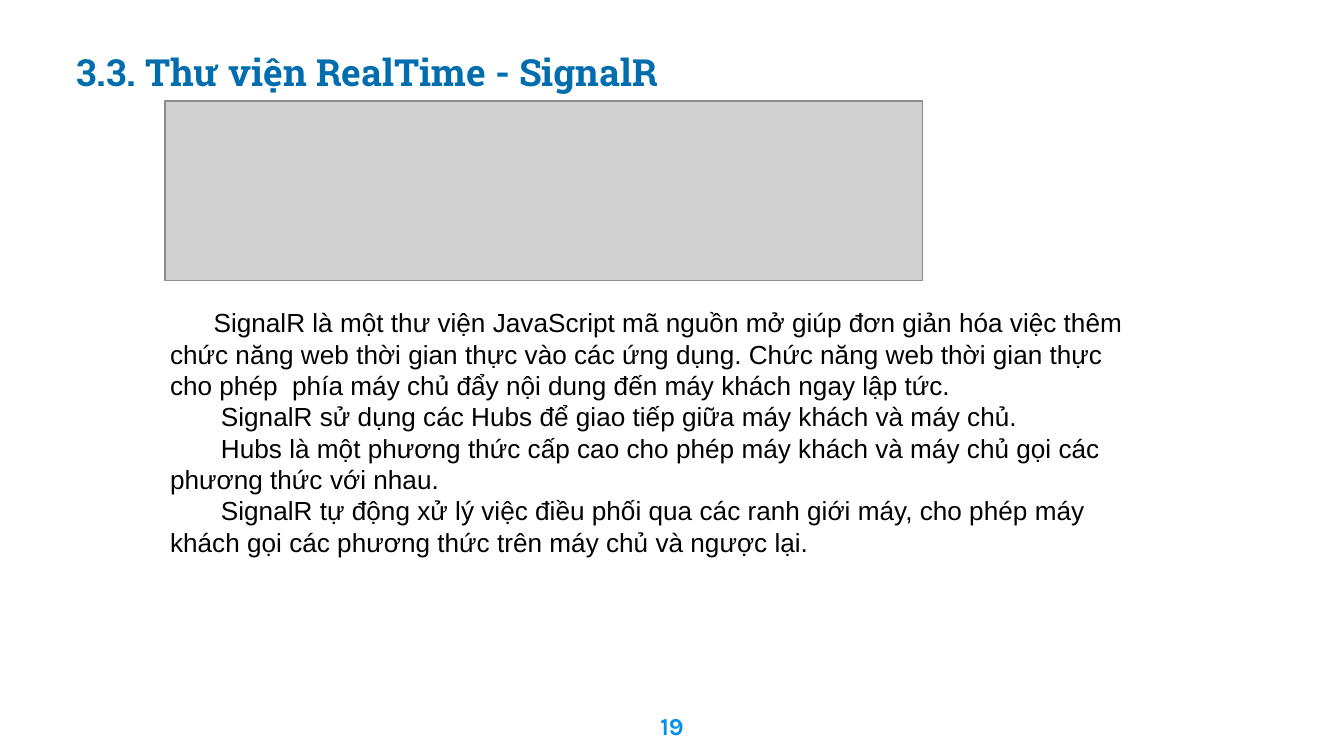
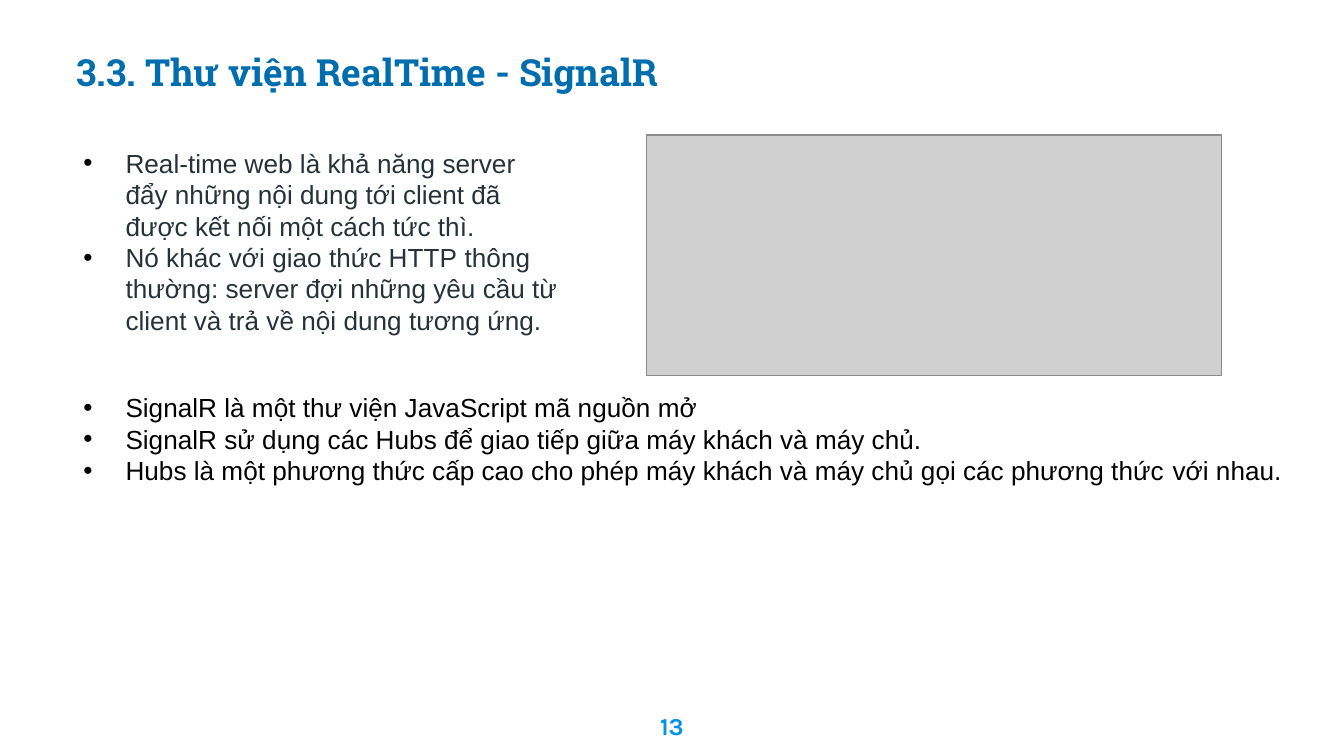
Before and after one commit to haitran2000/Ecommerce-Fashion-Website, a slide deck: slide 13 of Do An Tot Nghiep.pptx (slide 19 before the commit). Drawn at 1344x756 pixels with LibreOffice and Linux fonts; fonts in the diff are those of the drawing; grey boxes stand for pictures; background and template pictures are left out. Boxes give left, top, right and bottom in pixels: in the first picture for what was removed or moved away, otherwise in the second. Text is boxed around its words. In the diff, an @@ line names an element or a change of style, - is before the commit and + after.

```diff
--- a/Do An Tot Nghiep.pptx
+++ b/Do An Tot Nghiep.pptx
@@ picture: place and size @@
-picture at [165,101,923,281]
+picture at [646,134,1222,375]
@@ text added at [126,153,557,336], 14 pt, text #263238 @@
+• Real-time web là khả năng server đẩy những nội dung tới client đã được kết nối một cách tức thì.
+• Nó khác với giao thức HTTP thông thường: server đợi những yêu cầu từ client và trả về nội dung tương ứng.
@@ text "SignalR là một thư viện ...": place and size @@
-text "SignalR là một thư viện ..." at [170,312,1122,558]
+text "SignalR là một thư viện ..." at [126,397,1281,486]
@@ text at [126,397,697,423]: text changed @@
-SignalR là một thư viện JavaScript mã nguồn mở giúp đơn giản hóa việc thêm chức năng web thời gian thực vào các ứng dụng. Chức năng web thời gian thực cho phép phía máy chủ đẩy nội dung đến máy khách ngay lập tức.
+• SignalR là một thư viện JavaScript mã nguồn mở
@@ text at [126,428,1281,486]: bullet none to • @@
@@ text at [170,500,1084,558]: paragraph removed @@
-SignalR tự động xử lý việc điều phối qua các ranh giới máy, cho phép máy khách gọi các phương thức trên máy chủ và ngược lại.
@@ page number at [660,719,684,736]: text changed @@
-19
+13
```
Also in this commit, not shown: 23 other slides changed, 4 slides added, 6 slides removed.
